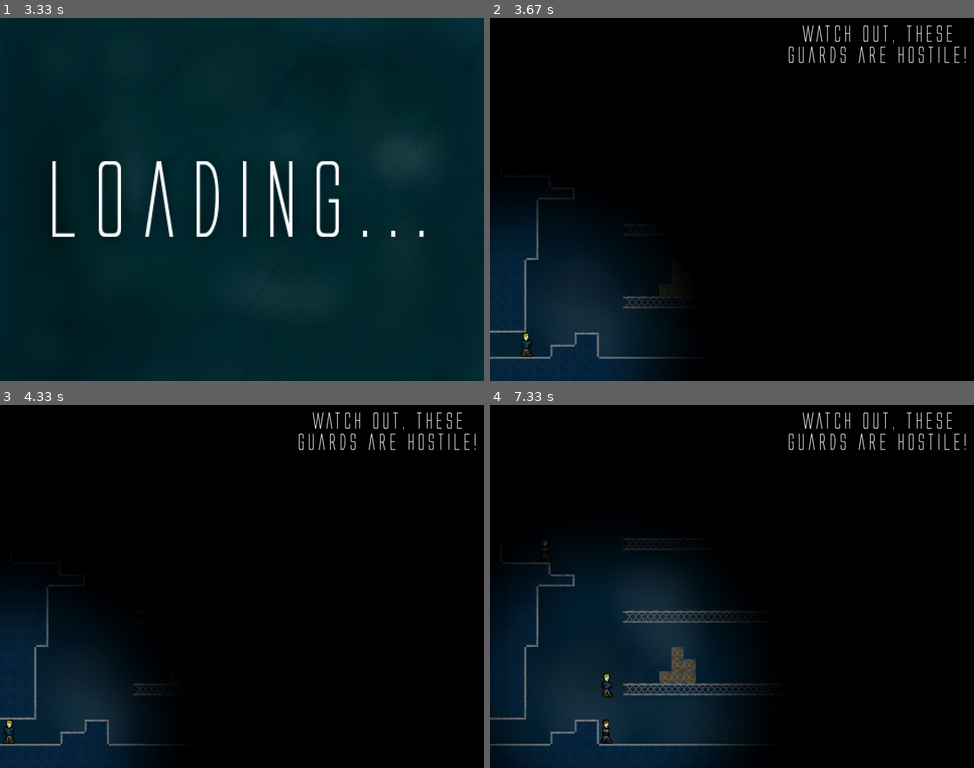
Above: before the commit, frames 1-4 (two rows, left to right).
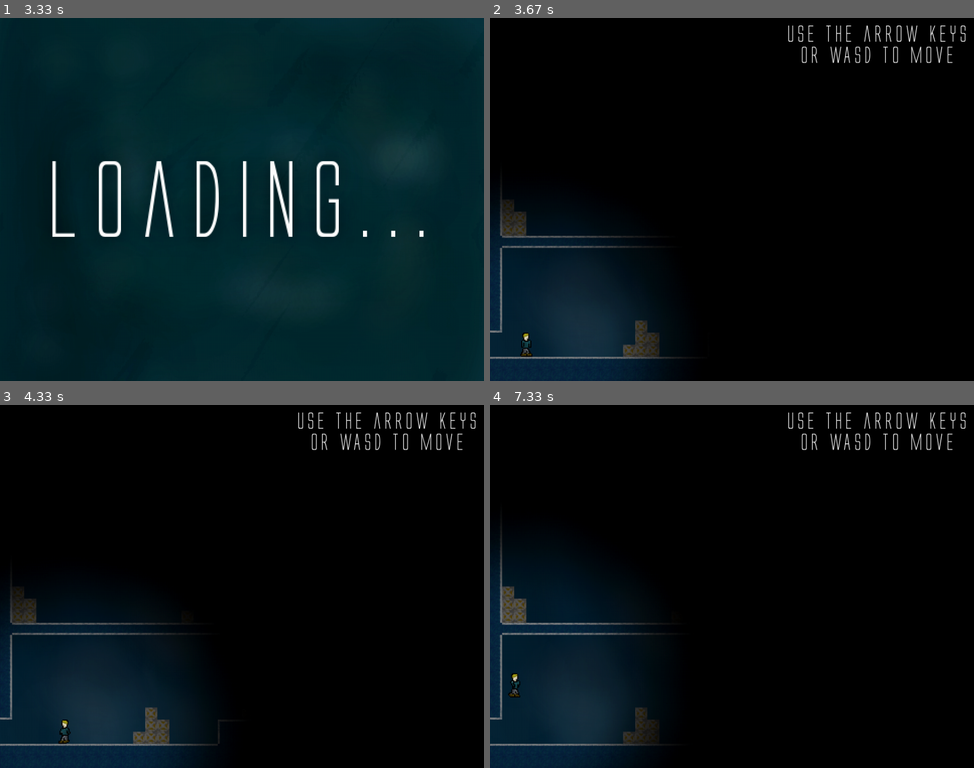
Above: after the commit, the same moments.

Repository: Sigton/stealth
Game: pygame game, started from main.py
Same seed, same stepped clock (60 frames per second), same inputs: the game is played once before the commit and once after it.
Inputs:
- Up to frame 1 (3.33 s): no input
- Up to frame 2 (3.67 s): hold Right from 3.4 s (still down)
- Up to frame 3 (4.33 s): release Right at 4.03 s; hold Left from 4.07 s (still down)
- Up to frame 4 (7.33 s): release Left at 4.53 s; hold Right 4.57-5.03 s; hold Up 5.07-5.37 s; hold Right 5.4-5.87 s; hold Left 5.9-6.43 s; hold Left 6.47-6.87 s; hold Up 6.9-7.27 s; hold Right from 7.3 s (still down)

Frame 1 is identical in both runs. In frame 2, 3.2% of the frame differs, in the area x 0-99%, y 2-94%; in frame 3, 7.1%; in frame 4, 15%, in the area x 0-99%, y 2-100%.

Commit message:
Added levels 1-10 back in

Diff:
--- a/main.py
+++ b/main.py
@@ -56,17 +56,17 @@
 
     # Create the levels
     level_list = list()
-    # level_list.append(level.Level01(player))
-    # level_list.append(level.Level02(player))
-    # level_list.append(level.Level03(player))
-    # level_list.append(level.Level04(player))
-    # level_list.append(level.Level05(player))
-    # level_list.append(level.Level06(player))
-    # level_list.append(level.Level07(player))
-    # level_list.append(level.Level08(player))
-    # level_list.append(level.Level09(player))
-    # level_list.append(level.Level10(player))
-    level_list.append(level.Level11(player, True))
+    level_list.append(level.Level01(player))
+    level_list.append(level.Level02(player))
+    level_list.append(level.Level03(player))
+    level_list.append(level.Level04(player))
+    level_list.append(level.Level05(player))
+    level_list.append(level.Level06(player))
+    level_list.append(level.Level07(player))
+    level_list.append(level.Level08(player))
+    level_list.append(level.Level09(player))
+    level_list.append(level.Level10(player))
+    level_list.append(level.Level11(player))
 
     # Set the current level
     current_level_no = 0
